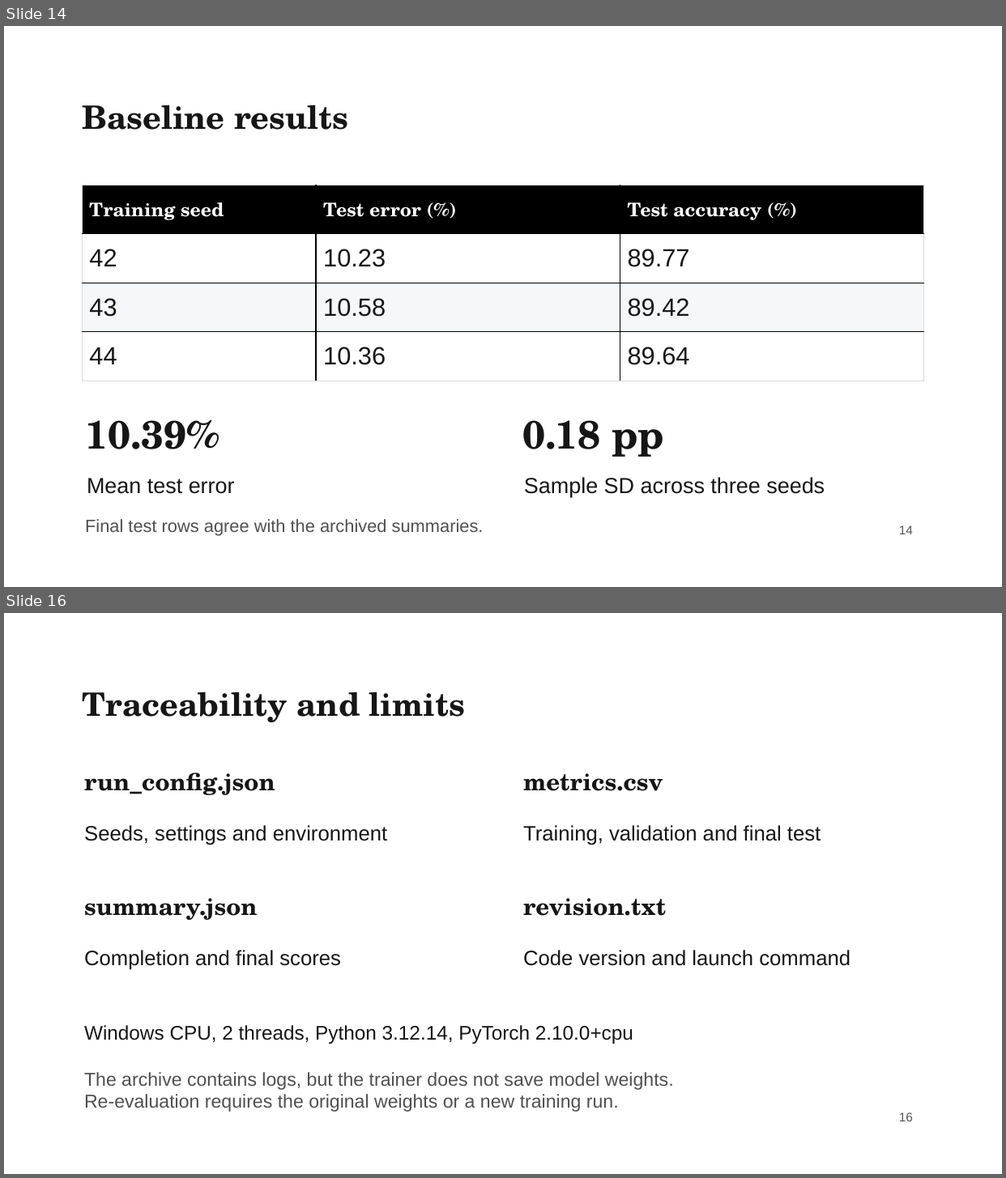
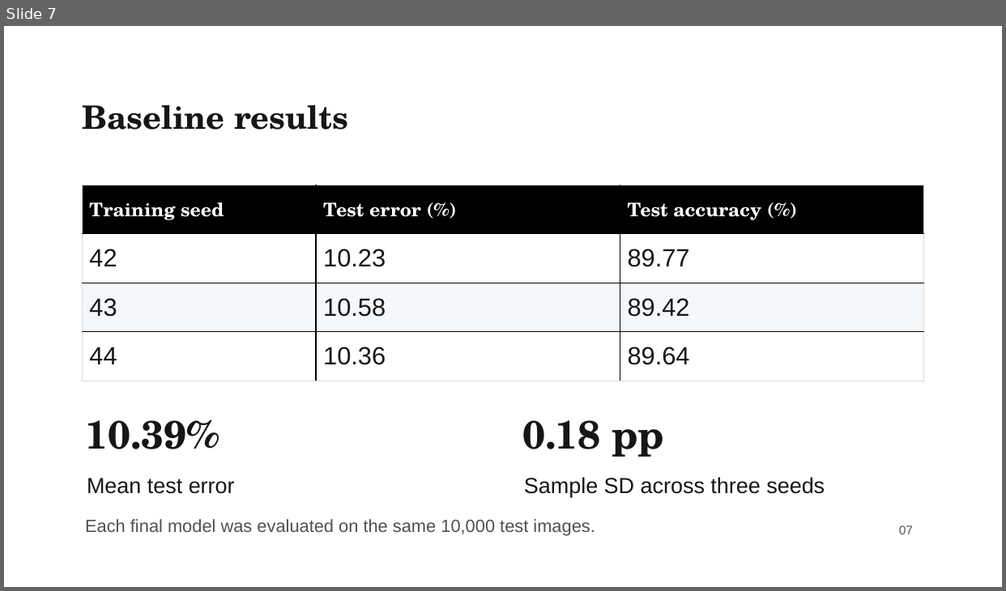
Before and after one commit to liuyanze910-svg/miae01-resnet-replication, a slide deck: docs/slides/week4_a_background_methods.pptx. Shown one above the other, each under a label of ours: slides 14 and 16 before the commit, slide 7 after it; the slides between them are not shown. The pictures are 1006x1178 and 1006x591 pixels, drawn with LibreOffice and Linux fonts; fonts in the diff are those of the drawing; background and template pictures are left out. Boxes give left, top, right and bottom in pixels: in the first picture for what was removed or moved away, otherwise in the second. Text is boxed around its words. In the diff, an @@ line names an element or a change of style, - is before the commit and + after.

```diff
--- a/docs/slides/week4_a_background_methods.pptx
+++ b/docs/slides/week4_a_background_methods.pptx
@@ slide 16 removed at (x1=4, y1=613, x2=1002, y2=1174), background picture (left out) @@
@@ text removed at (x1=82, y1=692, x2=465, y2=722) @@
-Traceability and limits
@@ text removed at (x1=84, y1=773, x2=275, y2=795) @@
-run_config.json
@@ text removed at (x1=523, y1=773, x2=663, y2=791) @@
-metrics.csv
@@ text removed at (x1=84, y1=825, x2=387, y2=845) @@
-Seeds, settings and environment
@@ text removed at (x1=523, y1=825, x2=820, y2=845) @@
-Training, validation and final test
@@ text removed at (x1=84, y1=898, x2=258, y2=920) @@
-summary.json
@@ text removed at (x1=523, y1=898, x2=666, y2=916) @@
-revision.txt
@@ text removed at (x1=84, y1=950, x2=341, y2=970) @@
-Completion and final scores
@@ text removed at (x1=523, y1=950, x2=850, y2=966) @@
-Code version and launch command
@@ text removed at (x1=84, y1=1025, x2=633, y2=1044) @@
-Windows CPU, 2 threads, Python 3.12.14, PyTorch 2.10.0+cpu
@@ text removed at (x1=84, y1=1072, x2=674, y2=1112) @@
-The archive contains logs, but the trainer does not save model weights.
-Re-evaluation requires the original weights or a new training run.
@@ text removed at (x1=899, y1=1113, x2=913, y2=1122) @@
-16
@@ what was slide 14 is now slide 7 @@
@@ slide 7 changed as well @@
@@ text at (x1=85, y1=519, x2=594, y2=536): text changed @@
-Final test rows agree with the archived summaries.
+Each final model was evaluated on the same 10,000 test images.
@@ text at (x1=899, y1=526, x2=913, y2=535): text changed @@
-14
+07
```
Also in this commit, not shown: 6 other slides changed, 7 other slides removed, 3 other files.
